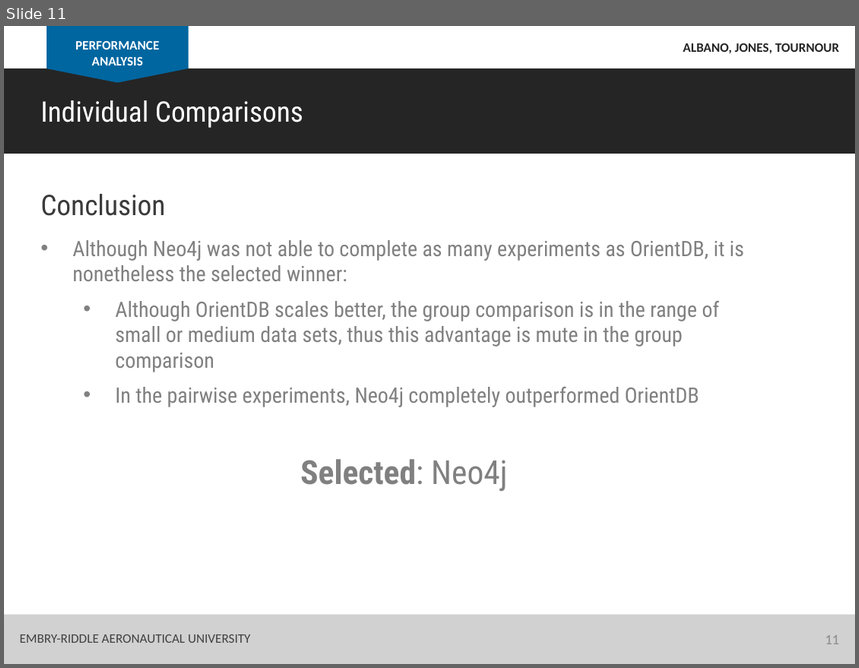
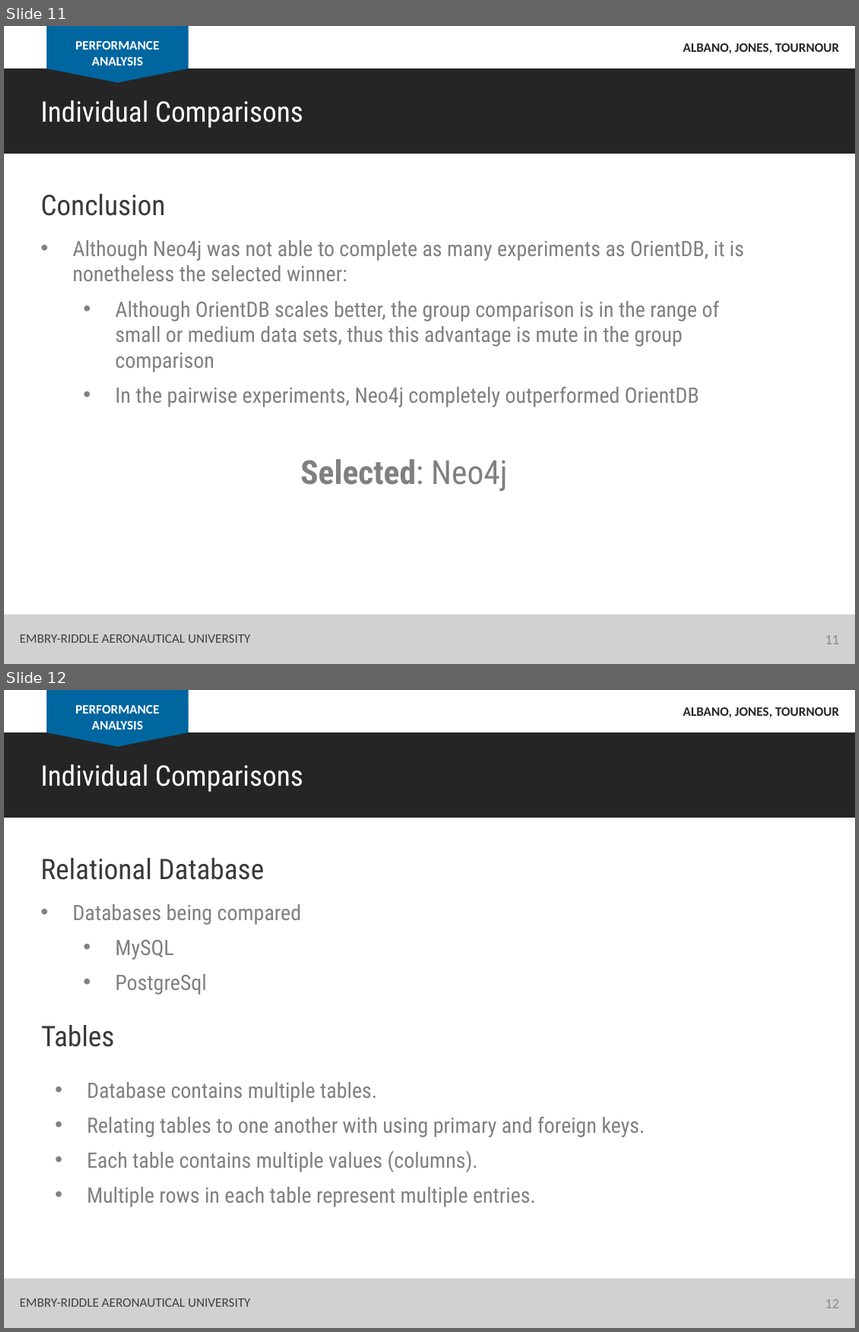
Before and after one commit to albanoj2/se655_final_project, a slide deck: docs/In_class_presentation.pptx. Shown one above the other, each under a label of ours: slide 11 before the commit, slides 11 and 12 after it. The pictures are 859x668 and 859x1332 pixels, drawn with LibreOffice and Linux fonts; fonts in the diff are those of the drawing. Boxes give left, top, right and bottom in pixels: in the first picture for what was removed or moved away, otherwise in the second. Text is boxed around its words. In the diff, an @@ line names an element or a change of style, - is before the commit and + after.

Commit message:
Finished Relational.  Will do group tonight

```diff
--- a/docs/In_class_presentation.pptx
+++ b/docs/In_class_presentation.pptx
@@ slide 12 added at <box>4,690,855,1328</box>, background #FFFFFF @@
@@ rectangle added at <box>47,690,189,733</box>, fill #0066A0 @@
@@ text added at <box>75,704,159,730</box>, 11 pt, text #FFFFFF, bold @@
+PERFORMANCE ANALYSIS
@@ text added at <box>683,707,839,717</box>, 11 pt, text #252525, bold @@
+ALBANO, JONES, TOURNOUR
@@ rectangle added at <box>4,733,855,818</box>, fill #252525 @@
@@ triangle added at <box>47,733,189,747</box>, fill #0066A0 @@
@@ text added at <box>40,764,303,792</box>, 24 pt, text #FFFFFF @@
+Individual Comparisons
@@ text added at <box>40,858,264,880</box>, 24 pt, text #3A3A3A @@
+Relational Database
@@ text added at <box>72,904,301,995</box>, 18 pt, text #808080 @@
+• Databases being compared
+  • MySQL
+  • PostgreSql
@@ text added at <box>41,1025,115,1047</box>, 24 pt, text #3A3A3A @@
+Tables
@@ text added at <box>87,1082,645,1208</box>, 18 pt, text #808080 @@
+• Database contains multiple tables.
+• Relating tables to one another with using primary and foreign keys.
+• Each table contains multiple values (columns).
+• Multiple rows in each table represent multiple entries.
@@ rectangle added at <box>4,1279,855,1328</box>, fill #D1D1D1 @@
@@ text added at <box>20,1299,250,1307</box>, 11 pt, text #404040 @@
+EMBRY-RIDDLE AERONAUTICAL UNIVERSITY
@@ page number added at <box>826,1300,840,1309</box>, 12 pt, text #8C8C8C @@
+12
```
Also in this commit, not shown: 5 slides changed, 10 other slides added.
